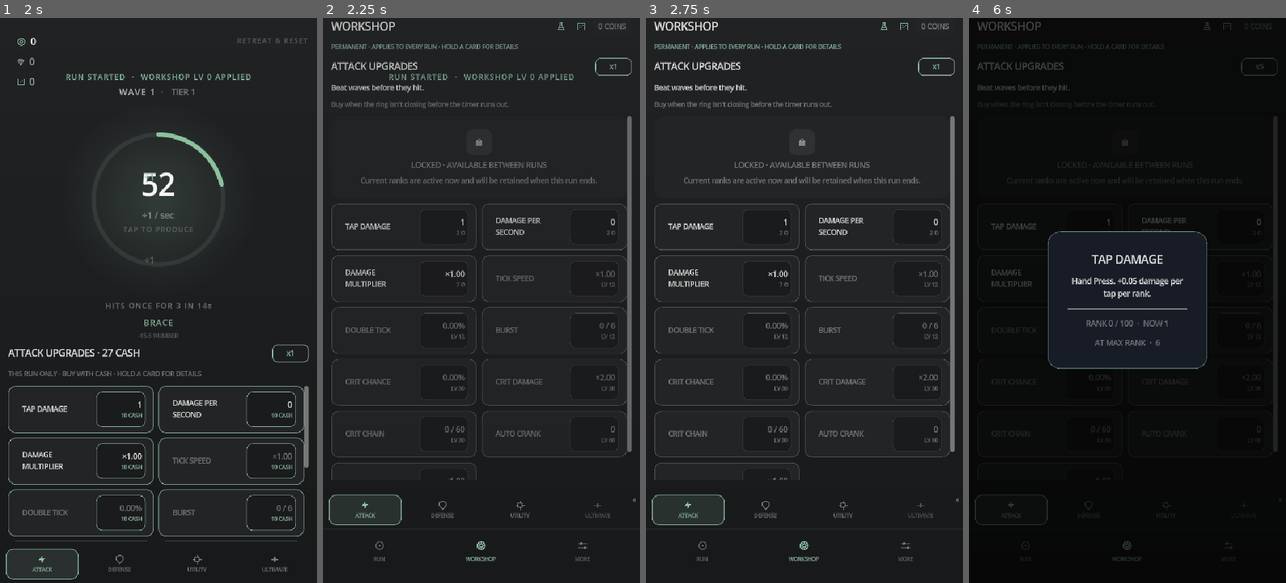
Above: before the commit, frames 1-4 (left to right).
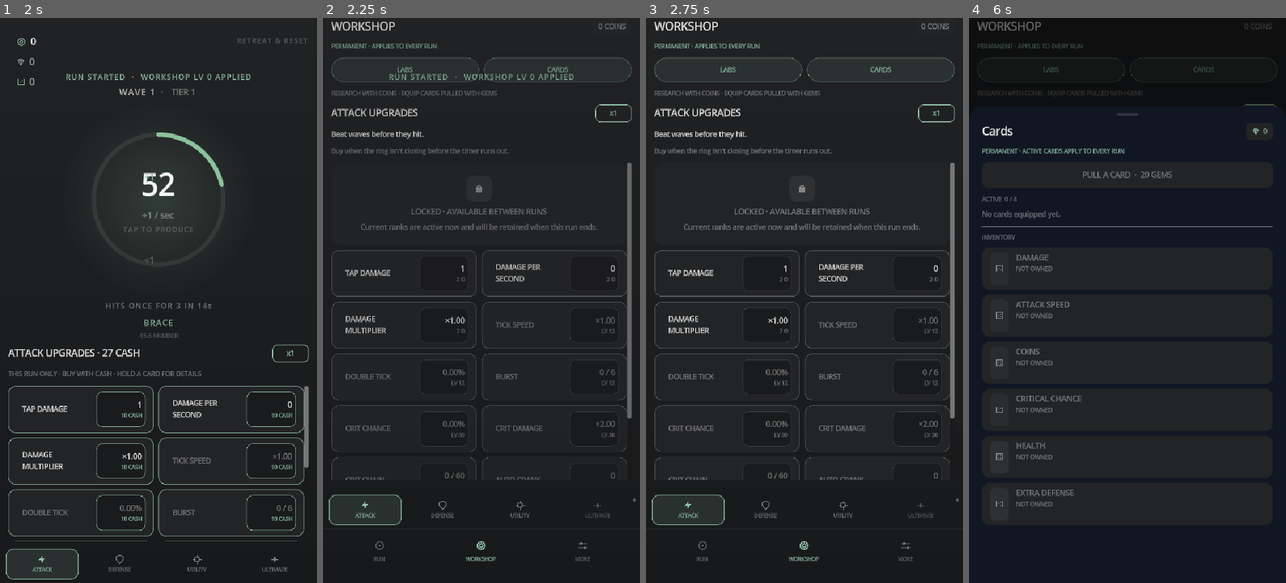
Above: after the commit, the same moments.

Repository: paulhardie/NumberGOup
Game: Godot game, scene res://scenes/main.tscn
The game is run twice, just before and just after one commit, with the same random seed, the same clock (stepped at 60 frames per second) and the same inputs.
Inputs (mouse positions are in pixels of both pictures, inside the frame that each line leads up to; where the layout moved, square brackets give the same spot in the first picture):
- Up to frame 1 (2 s): click "START RUN · WORKSHOP LV 0" at 0.5 s; click (158, 300) at 1.25 s
- Up to frame 2 (2.25 s): click (364, 40) at 2.02 s
- Up to frame 3 (2.75 s): no input
- Up to frame 4 (6 s): click (1051, 68) [1206, 29] at 2.75 s; click (1203, 68) [1225, 29] at 3.5 s; click (1260, 68) at 4.27 s; click (1260, 114) at 5.02 s; click (1022, 227) at 5.77 s

Frame 1 is identical in both runs. In frame 2, 7.6% of the frame differs, in the area x 2-98%, y 0-82%; in frame 3, 8.1%; in frame 4, 51%, in the area x 0-100%, y 0-100%.

Commit message:
Make Labs and Cards visible in Workshop

Diff:
--- a/src/main.gd
+++ b/src/main.gd
@@ -790,22 +790,23 @@
 	var title := _make_label("WORKSHOP", 19, HORIZONTAL_ALIGNMENT_LEFT, TEXT)
 	title.size_flags_horizontal = Control.SIZE_EXPAND_FILL
 	header_row.add_child(title)
-	# Icon-only: at 320px wide, WORKSHOP's title plus icon-and-label buttons for
-	# both LABS and CARDS plus the Coins chip do not all fit legibly (found by
-	# capturing this screen at the small-phone size). The tooltip carries the
-	# name; the sheet's own title confirms it once opened.
-	lab_research_button = _make_icon_only_button(IconGlyph.Kind.FLASK, LABS_ACCENT, "Open Labs")
-	lab_research_button.pressed.connect(_open_lab_research_sheet)
-	header_row.add_child(lab_research_button)
-	card_collection_button = _make_icon_only_button(IconGlyph.Kind.DICE, CARDS_ACCENT, "Open Cards")
-	card_collection_button.pressed.connect(_open_card_collection_sheet)
-	header_row.add_child(card_collection_button)
 	var chip := PanelContainer.new()
 	chip.add_theme_stylebox_override("panel", _chip_style(SURFACE))
 	workshop_header = _make_label("", 12, HORIZONTAL_ALIGNMENT_RIGHT, MUTED_TEXT)
 	chip.add_child(workshop_header)
 	header_row.add_child(chip)
-	content.add_child(_make_label("PERMANENT · APPLIES TO EVERY RUN · HOLD A CARD FOR DETAILS", 10, HORIZONTAL_ALIGNMENT_LEFT, WORKSHOP_ACCENT))
+	content.add_child(_make_label("PERMANENT · APPLIES TO EVERY RUN", 10, HORIZONTAL_ALIGNMENT_LEFT, WORKSHOP_ACCENT))
+
+	# Give both permanent systems a named, full-size entrance. They share the
+	# Workshop's Coin/Gem preparation space, but neither is a Workshop row.
+	var progression_row := HBoxContainer.new()
+	progression_row.add_theme_constant_override("separation", 8)
+	content.add_child(progression_row)
+	lab_research_button = _make_door("LABS", LABS_ACCENT, _open_lab_research_sheet)
+	progression_row.add_child(lab_research_button)
+	card_collection_button = _make_door("CARDS", CARDS_ACCENT, _open_card_collection_sheet)
+	progression_row.add_child(card_collection_button)
+	content.add_child(_make_label("RESEARCH WITH COINS · EQUIP CARDS PULLED WITH GEMS", 10, HORIZONTAL_ALIGNMENT_LEFT, MUTED_TEXT))
 
 	var category_row := HBoxContainer.new()
 	category_row.add_theme_constant_override("separation", 8)
@@ -3017,22 +3018,6 @@
 ## label layout — used by compact stat-tile cards (Labs' focus tiles, locked
 ## panels) so each can show a small title line and a large value line, which
 ## a plain Button (one font size for its whole text) cannot do on its own.
-## A compact header button: an icon and nothing else, sized to stay legible
-## next to a title on the narrowest supported phone width.
-func _make_icon_only_button(icon_kind: int, colour: Color, tooltip: String) -> Button:
-	var button := Button.new()
-	button.text = ""
-	button.flat = true
-	button.focus_mode = Control.FOCUS_NONE
-	button.custom_minimum_size = Vector2(30, 30)
-	button.tooltip_text = tooltip
-	var centre := CenterContainer.new()
-	centre.set_anchors_and_offsets_preset(Control.PRESET_FULL_RECT)
-	centre.mouse_filter = Control.MOUSE_FILTER_IGNORE
-	button.add_child(centre)
-	centre.add_child(IconGlyph.new(icon_kind, colour, 17.0))
-	return button
-
 func _make_tile_button() -> Button:
 	var button := Button.new()
 	button.text = ""
Not shown, changed: README.md
Not shown, changed: docs/HANDOVER.md
